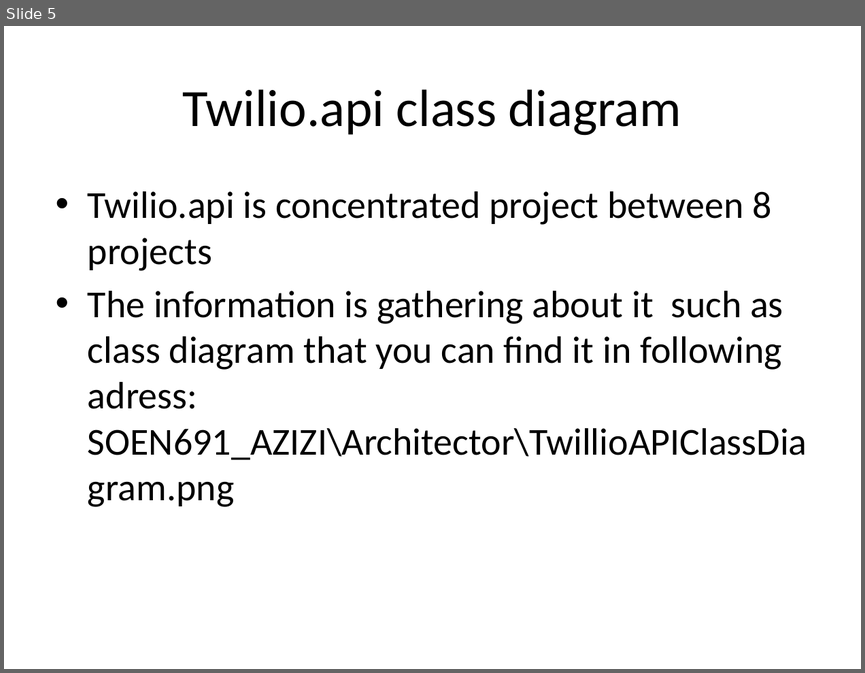
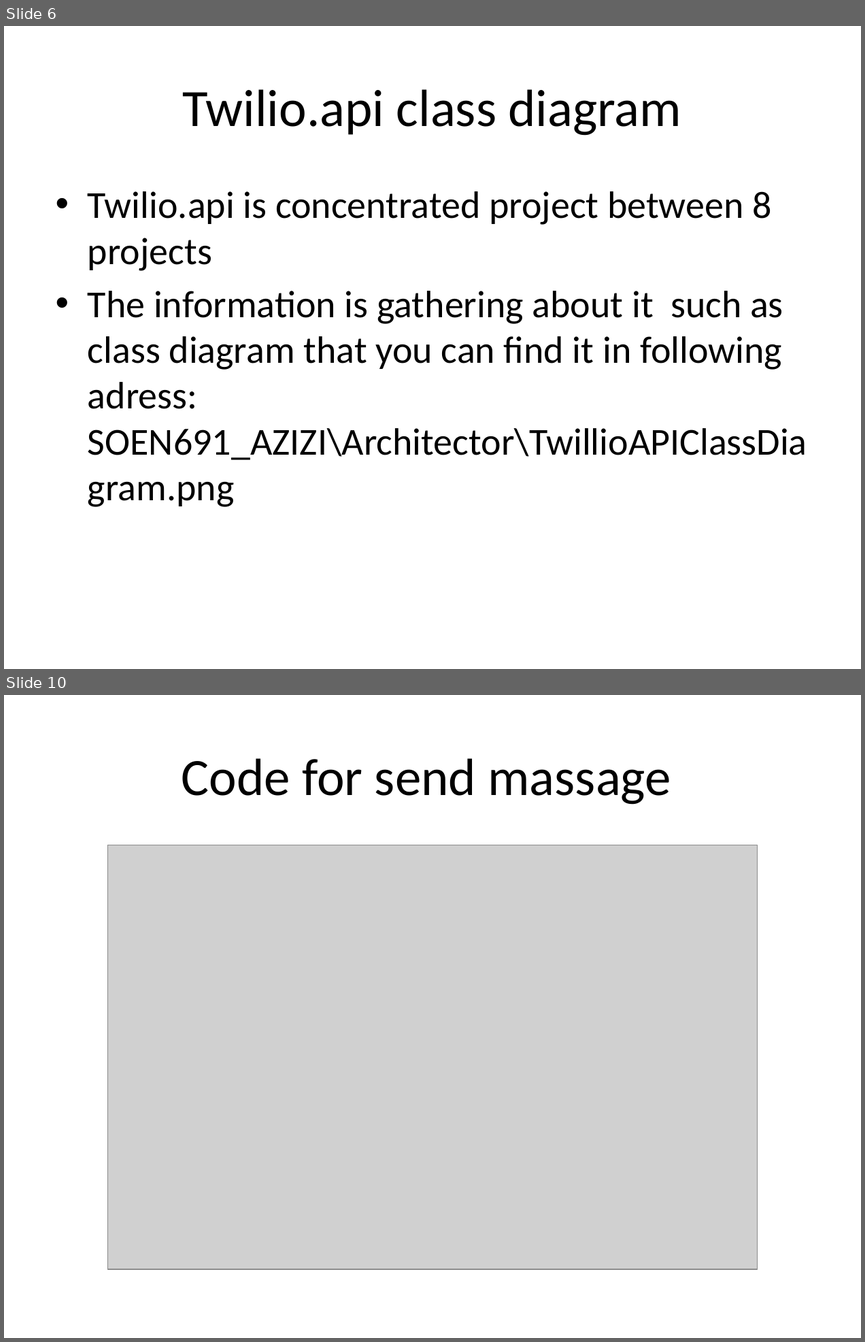
Before and after one commit to manouchehr/SOEN691_AZIZI, a slide deck: Architecture/ReadMe.pptx. Shown one above the other, each under a label of ours: slide 5 before the commit, slides 6 and 10 after it; the slides between them are not shown. The pictures are 865x673 and 865x1342 pixels, drawn with LibreOffice and Linux fonts; fonts in the diff are those of the drawing; grey boxes stand for pictures. Boxes give left, top, right and bottom in pixels: in the first picture for what was removed or moved away, otherwise in the second. Text is boxed around its words. In the diff, an @@ line names an element or a change of style, - is before the commit and + after.

```diff
--- a/Architecture/ReadMe.pptx
+++ b/Architecture/ReadMe.pptx
@@ slide 10 added at bbox=[4, 695, 861, 1338], background #FFFFFF @@
@@ title added at bbox=[181, 758, 671, 804], 44 pt, text #000000 @@
+Code for send massage
@@ picture added at bbox=[107, 845, 757, 1269] @@
@@ what was slide 5 is now slide 6 @@
```
Also in this commit, not shown: 1 slide changed, 8 other slides added, 1 slide removed, 1 other file.
